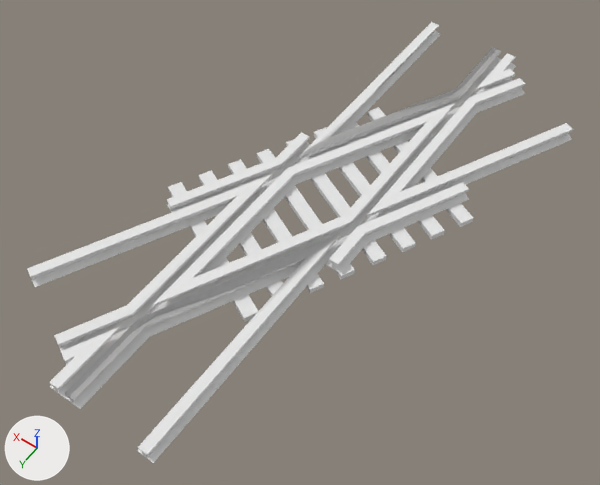
What one commit did to the OBJ model models/advtrains_dtrack_xing90plusx_tieless_30l.obj.
One viewpoint serves both versions: a 50 mm lens placed at (-2.5, 3.76, 4.76), pointed at (-0.04, 0.31, -0.65). The axes (+X, +Y, +Z) are drawn at lower left. The lights are the same throughout. Where no turn or scale is listed for an object, it has been applied to the vertices.

In view in the first picture: 'xing90plusx_30l.diamond_Cube.044', 'xing90plusx_30l.rails_Cube.042', 'xing90plusx_30l.sleepers_Cube.045'.
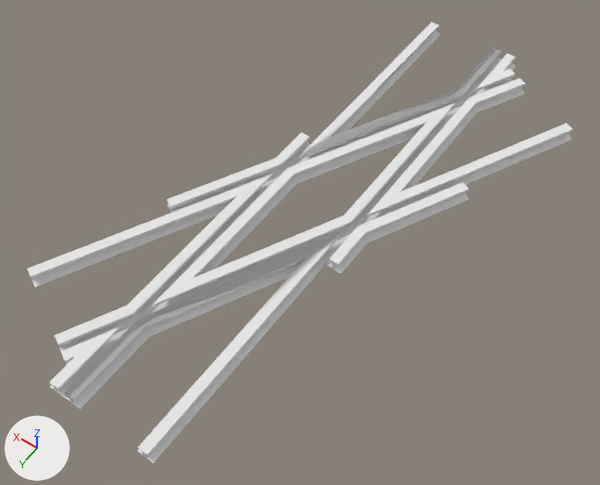
Pixel boxes (x1, y1, x2, y2) of what changed, in the pictures (600 x 485 px):
'xing90plusx_30l.sleepers_Cube.045', deleted
    before: (168, 107, 473, 322)

The change in detail:
Object 'xing90plusx_30l.sleepers_Cube.045' (ob_xing90plusx_30l_sleepers_cube_045) is deleted.
